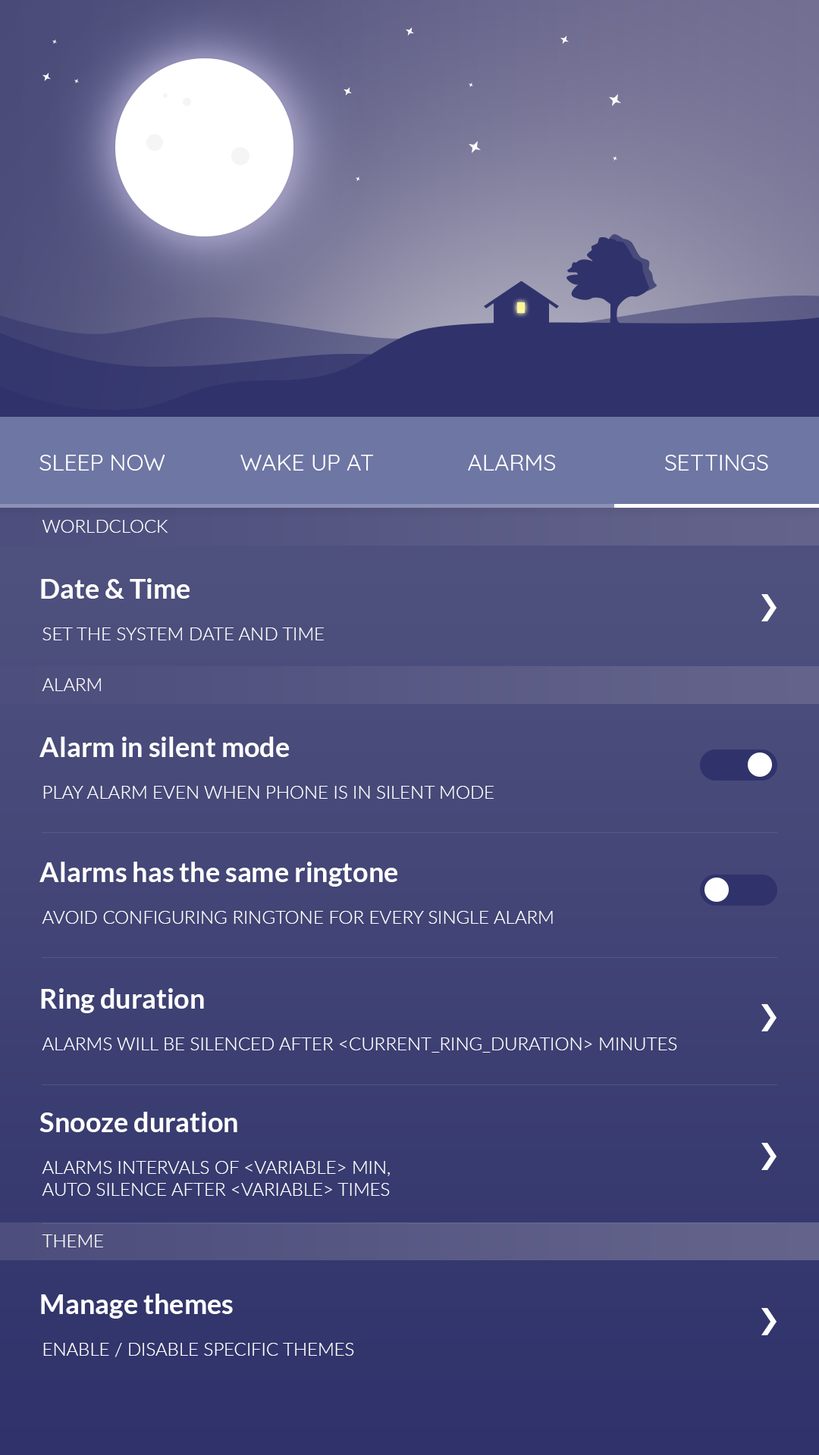
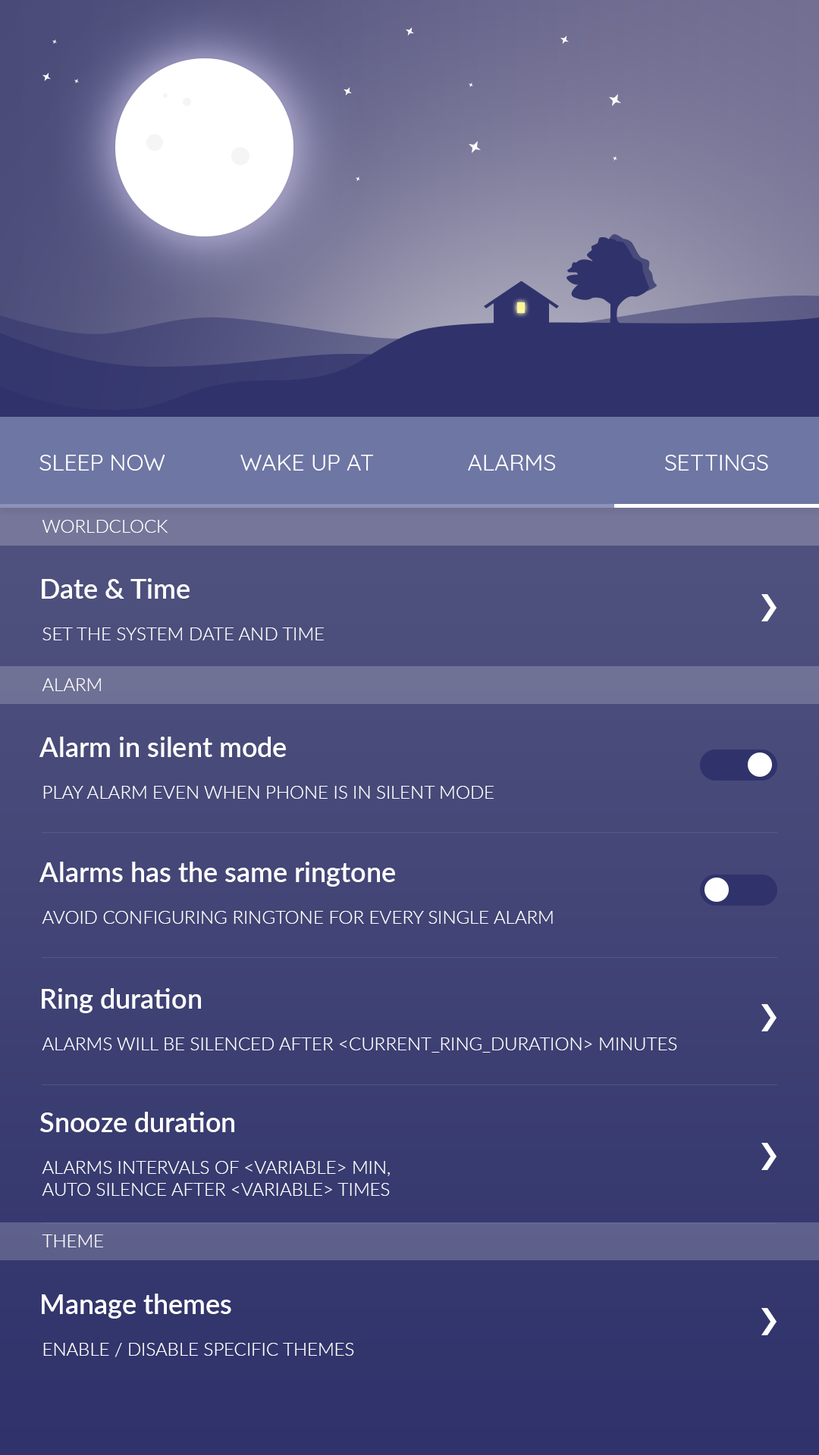
The second w=819, h=1455 image is a revision of the first. Changes to its layers:
painted on "Date & Time" over <box>40,578,190,599</box>
"background" (2nd of 3, in "main" › "BODY" › "alarm" › "category_label"): opacity 100% → 20%, painted on it over <box>0,666,819,705</box>
painted on "Alarm in silent mode" over <box>39,736,289,758</box>
painted on "Alarms has the same ringtone" over <box>39,861,398,887</box>
painted on "Ring duration" over <box>40,988,204,1014</box>
painted on "Snooze duration" over <box>39,1111,238,1133</box>
"background" (3rd of 3, in "main" › "BODY" › "theme" › "category_label"): opacity 100% → 20%, painted on it over <box>0,1222,819,1261</box>
painted on "Manage themes" over <box>40,1293,233,1319</box>
